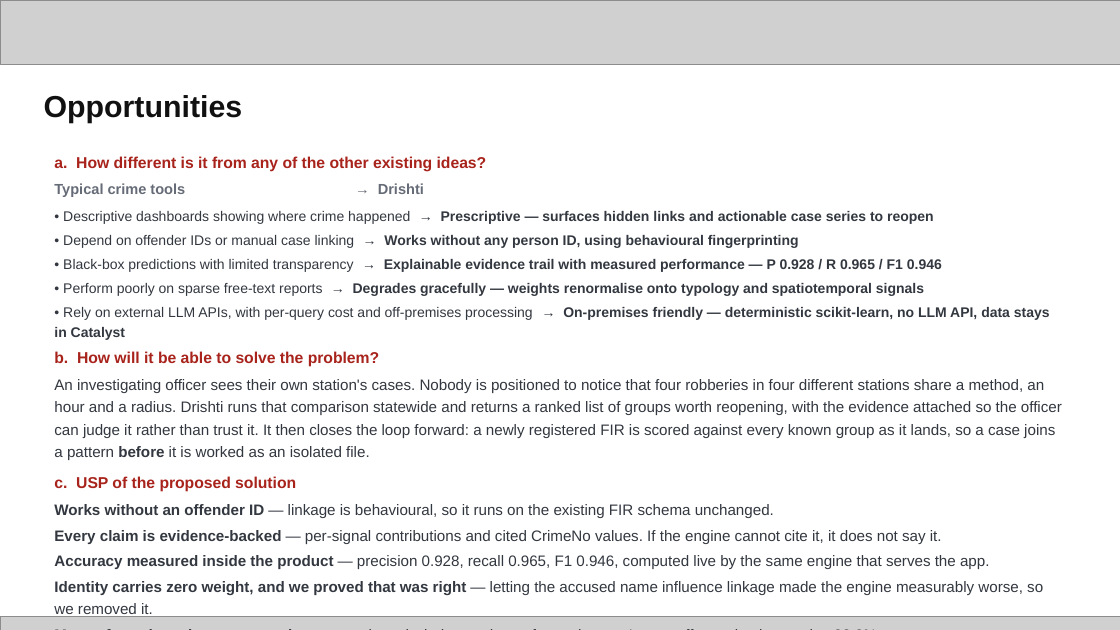
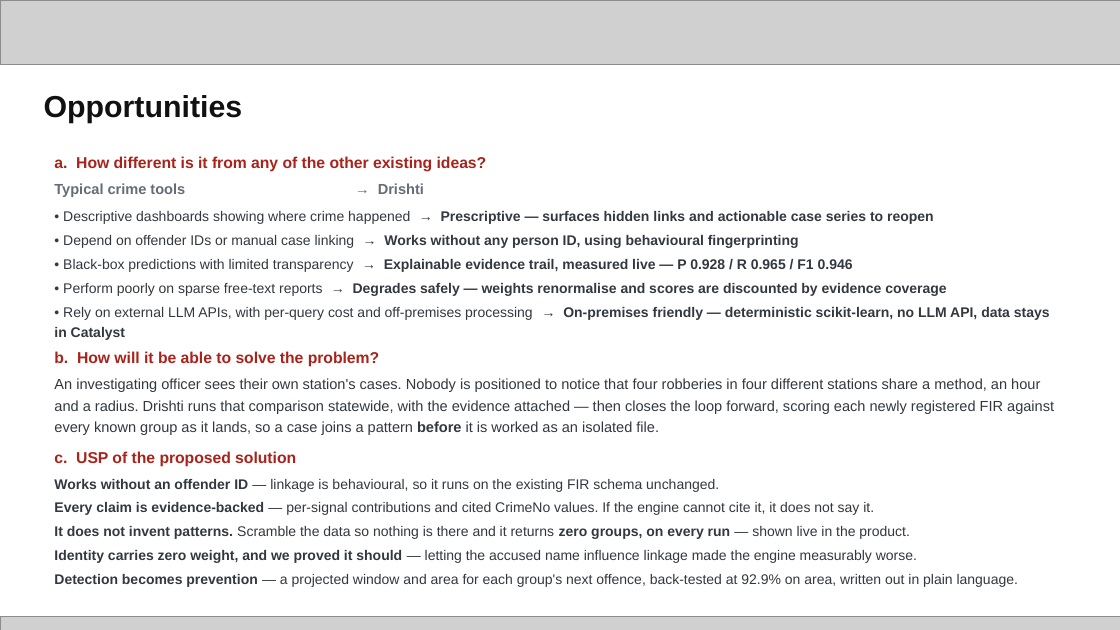
Before and after one commit to whysush/drishti-crimelink, a slide deck: slide 3 of docs/submission/Drishti_KSP_Datathon_2026_Prototype_Submission.pptx. Drawn at 1120x630 pixels with LibreOffice and Linux fonts; fonts in the diff are those of the drawing; grey boxes stand for pictures. Boxes give left, top, right and bottom in pixels: in the first picture for what was removed or moved away, otherwise in the second. Text is boxed around its words. In the diff, an @@ line names an element or a change of style, - is before the commit and + after.

```diff
--- a/docs/submission/Drishti_KSP_Datathon_2026_Prototype_Submission.pptx
+++ b/docs/submission/Drishti_KSP_Datathon_2026_Prototype_Submission.pptx
@@ text at [63,259,946,296]: text changed @@
-• Black-box predictions with limited transparency → Explainable evidence trail with measured performance — P 0.928 / R 0.965 / F1 0.946
-• Perform poorly on sparse free-text reports → Degrades gracefully — weights renormalise onto typology and spatiotemporal signals
+• Black-box predictions with limited transparency → Explainable evidence trail, measured live — P 0.928 / R 0.965 / F1 0.946
+• Perform poorly on sparse free-text reports → Degrades safely — weights renormalise and scores are discounted by evidence coverage
@@ text at [54,378,1054,435]: text changed; size 13 to 12.5 pt @@
-An investigating officer sees their own station's cases. Nobody is positioned to notice that four robberies in four different stations share a method, an hour and a radius. Drishti runs that comparison statewide and returns a ranked list of groups worth reopening, with the evidence attached so the officer can judge it rather than trust it. It then closes the loop forward: a newly registered FIR is scored against every known group as it lands, so a case joins a pattern before it is worked as an isolated file.
+An investigating officer sees their own station's cases. Nobody is positioned to notice that four robberies in four different stations share a method, an hour and a radius. Drishti runs that comparison statewide, with the evidence attached — then closes the loop forward, scoring each newly registered FIR against every known group as it lands, so a case joins a pattern before it is worked as an isolated file.
@@ text at [54,479,874,515]: size 13 to 12 pt in "Works without an offender ID — linkage ...", "Every claim is evidence-backed — per-signal contributions ..." @@
@@ text at [54,526,1018,587]: text changed; size 13 to 12 pt @@
-Accuracy measured inside the product — precision 0.928, recall 0.965, F1 0.946, computed live by the same engine that serves the app.
-Identity carries zero weight, and we proved that was right — letting the accused name influence linkage made the engine measurably worse, so we removed it.
-Moves from detection to prevention — a projected window and area for each group's next offence, back-tested at 92.9% on area.
+It does not invent patterns. Scramble the data so nothing is there and it returns zero groups, on every run — shown live in the product.
+Identity carries zero weight, and we proved it should — letting the accused name influence linkage made the engine measurably worse.
+Detection becomes prevention — a projected window and area for each group's next offence, back-tested at 92.9% on area, written out in plain language.
```
Also in this commit, not shown: 11 other slides changed, 3 slides added, 1 slide removed, 2 other files.
